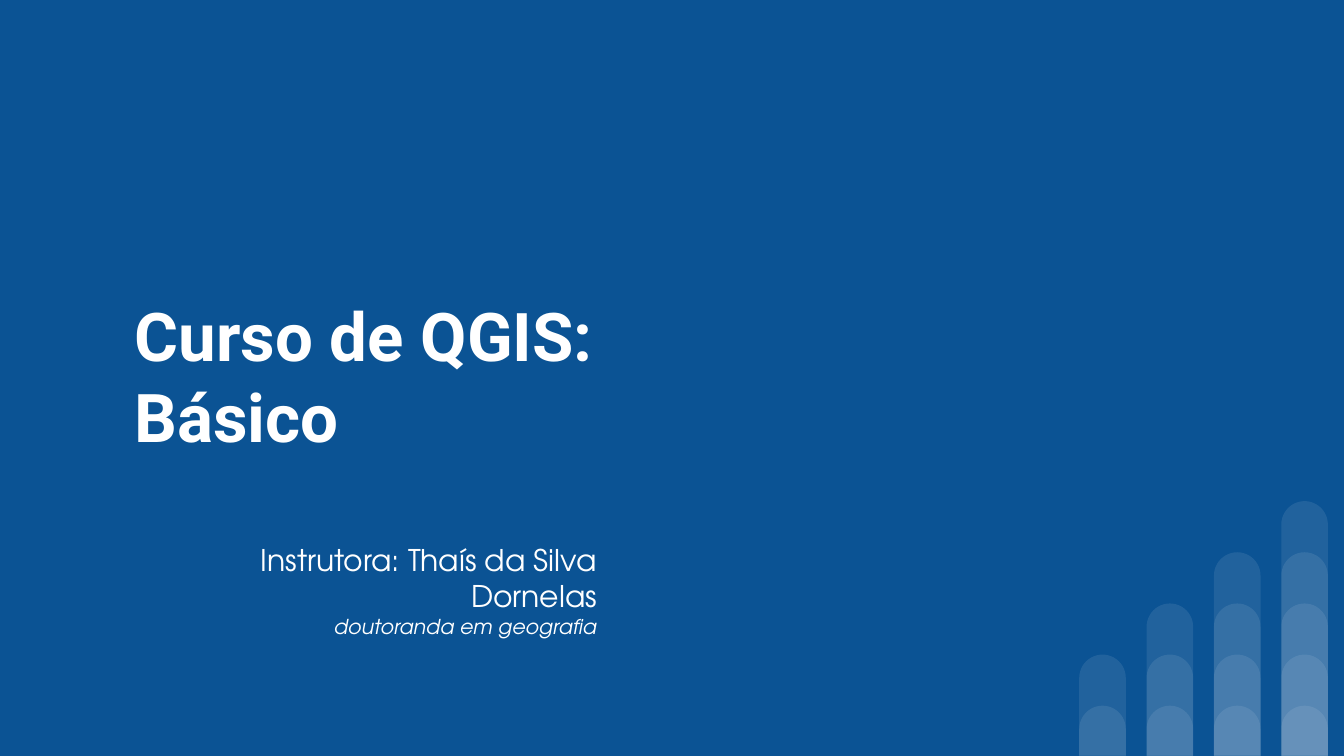
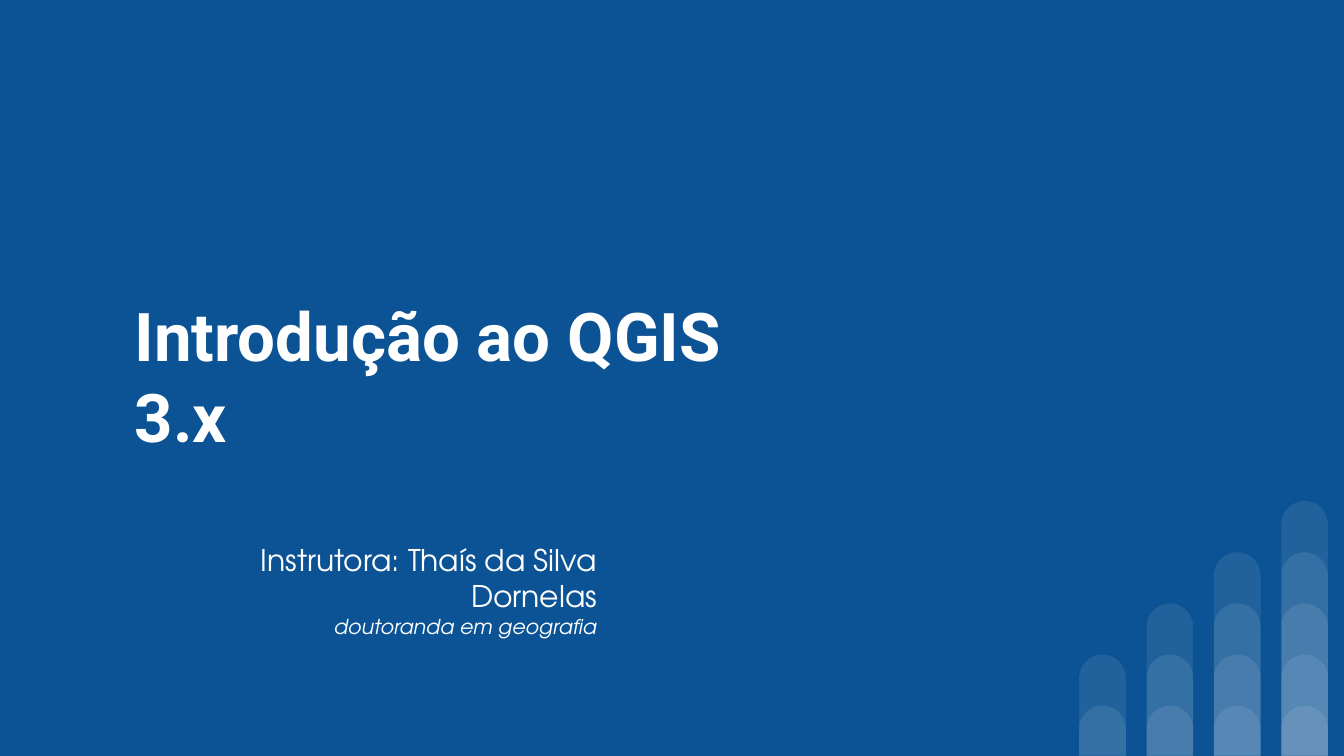
Before and after one commit to thsdornelas/curso_qgis, a slide deck: slide 1 of slides/Curso_QGIS.pptx. Drawn at 1344x756 pixels with LibreOffice and Linux fonts; fonts in the diff are those of the drawing; background and template pictures are left out. Boxes give left, top, right and bottom in pixels: in the first picture for what was removed or moved away, otherwise in the second. Text is boxed around its words. In the diff, an @@ line names an element or a change of style, - is before the commit and + after.

```diff
--- a/slides/Curso_QGIS.pptx
+++ b/slides/Curso_QGIS.pptx
@@ title at bbox=[135, 310, 721, 443]: text changed @@
-Curso de QGIS:
-Básico
+Introdução ao QGIS 3.x
```
Also in this commit, not shown: 1 other slide changed, 9 slides added, 13 other files.
